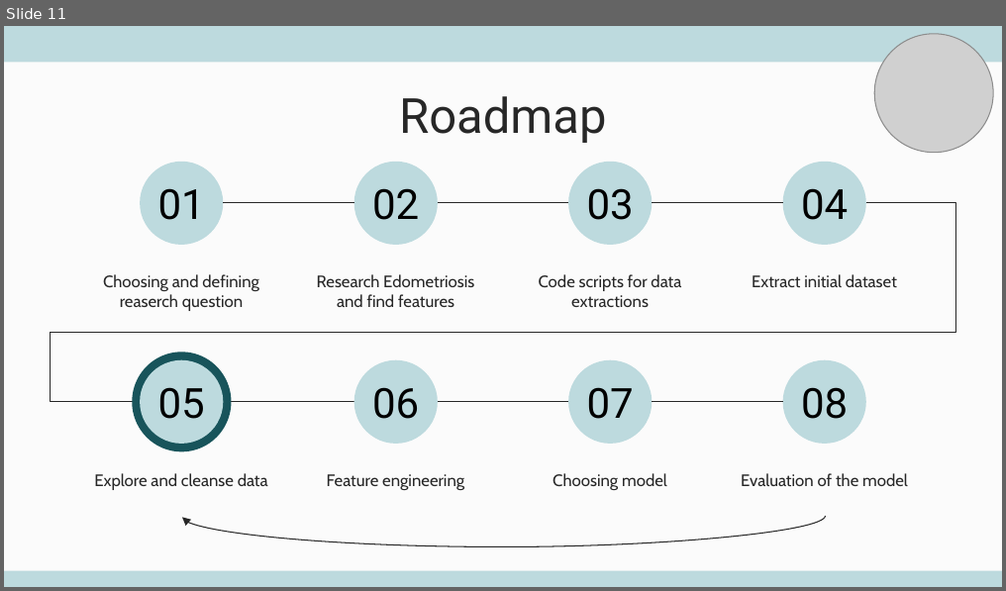
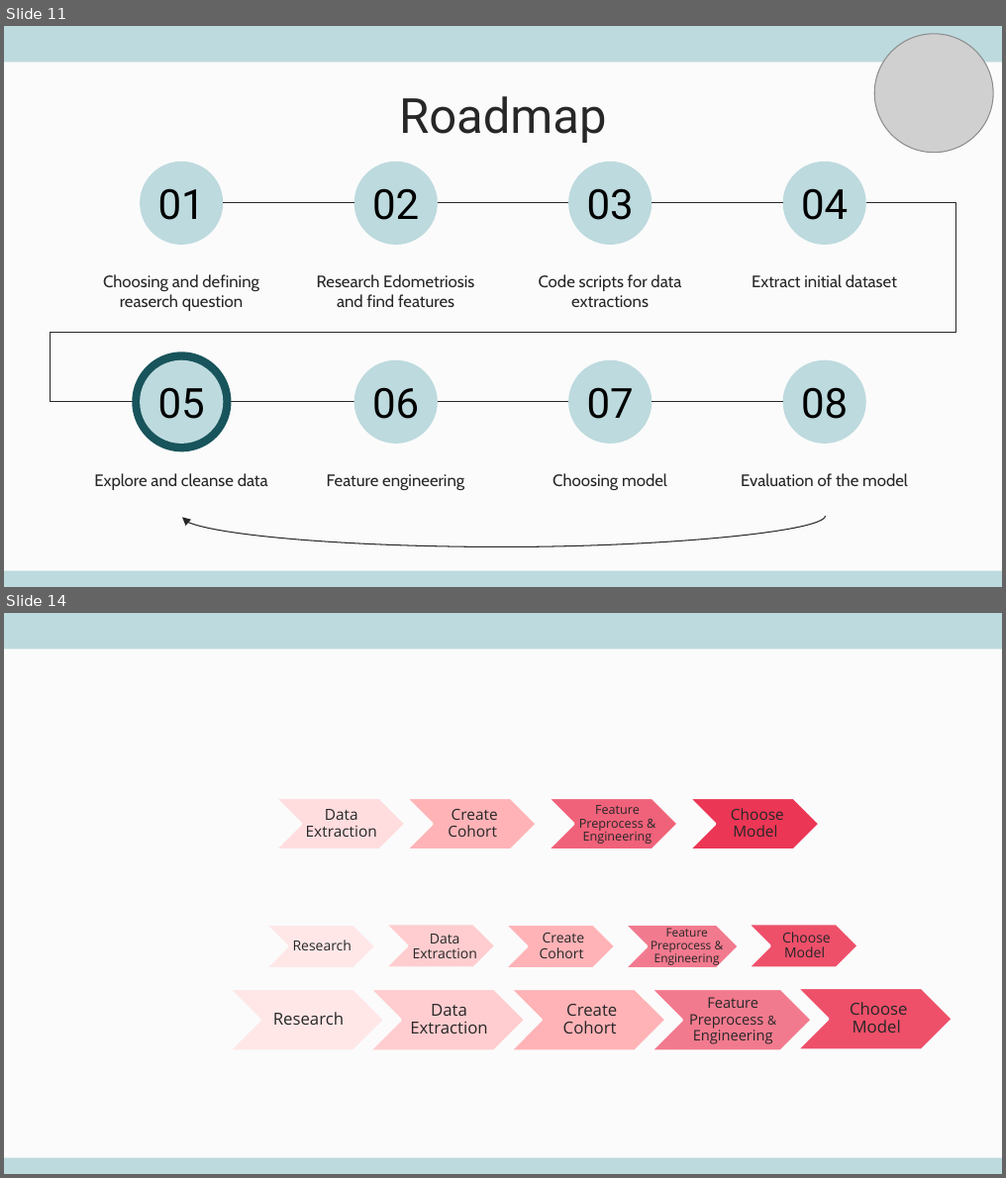
Before and after one commit to daniel-moshe/ML-Endo-Detection, a slide deck: endo early detection-mid presentation.pptx. Shown one above the other, each under a label of ours: slide 11 before the commit, slides 11 and 14 after it; the slides between them are not shown. The pictures are 1006x591 and 1006x1178 pixels, drawn with LibreOffice and Linux fonts; fonts in the diff are those of the drawing; grey boxes stand for pictures. Boxes give left, top, right and bottom in pixels: in the first picture for what was removed or moved away, otherwise in the second. Text is boxed around its words. In the diff, an @@ line names an element or a change of style, - is before the commit and + after.

```diff
--- a/endo early detection-mid presentation.pptx
+++ b/endo early detection-mid presentation.pptx
@@ slide 14 added at [4,613,1002,1174], background #FBFBFB; not listed: 2 template elements that a slide beside it also shows @@
@@ group added at [274,797,820,851]: 4 chevrons, 4 texts @@
+Choose Model
+Feature Preprocess & Engineering
+Create Cohort
+Data Extraction
@@ group added at [265,924,858,969]: 5 chevrons, 5 texts @@
+Research
+Data Extraction
+Create Cohort
+Feature Preprocess & Engineering
+Choose Model
@@ group added at [229,988,953,1053]: 5 chevrons, 5 texts @@
+Research
+Data Extraction
+Create Cohort
+Feature Preprocess & Engineering
+Choose Model
```
Also in this commit, not shown: 1 slide changed, 2 other slides added, 20 other files.
